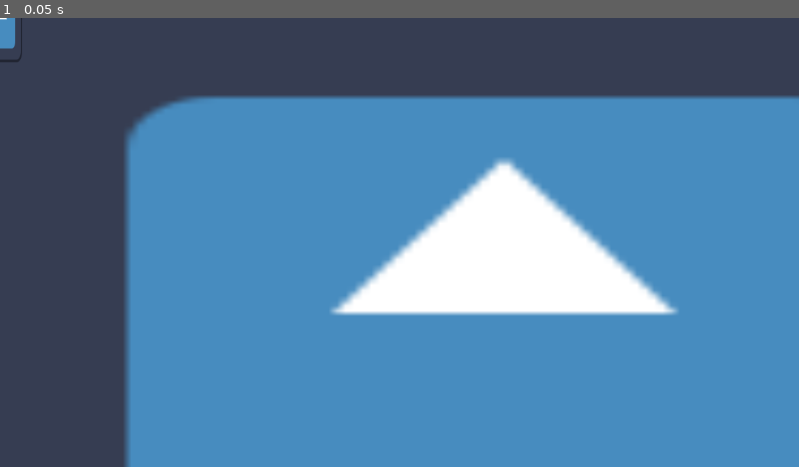
Above: before the commit, frame 1.
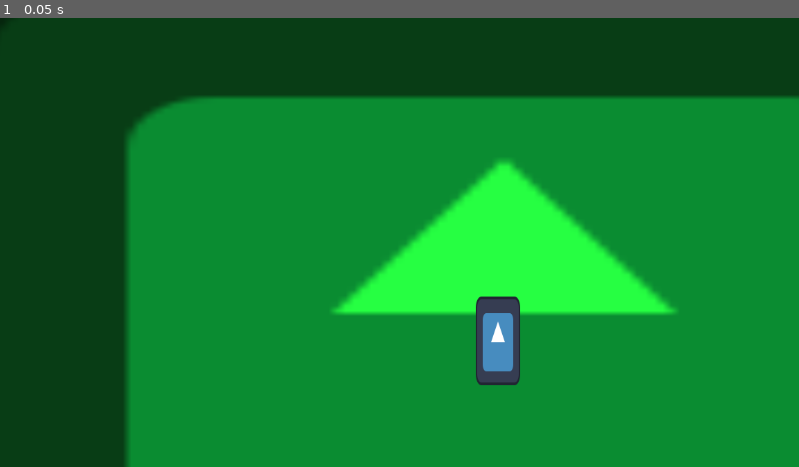
Above: after the commit, the same moment.

Repository: einmar/MalmoGameJam
Game: Godot game, scene res://Scenes/Sandbox/EinarsSandbox.tscn
Two runs of this game, one before a commit and one after it. Both use one fixed random seed, a clock stepped at 60 frames per second and the inputs below. The engine's default icon, where the game draws it, is replaced by a stand-in: a white triangle on a blue panel in a dark square.
Inputs:
- Up to frame 1 (0.05 s): no input

The runs differ from the first frame. In frame 1, 100% of the frame differs, in the area x 0-100%, y 0-100%.

Commit message:
Car steering

Diff:
--- a/Scenes/Player/Car/car.gd
+++ b/Scenes/Player/Car/car.gd
@@ -1,8 +1,19 @@
-extends RigidBody2D
+extends CharacterBody2D
 
 @export var player: int = 0
+@export var steering_force: float = 5
+@export var max_speed: float = 400
+
+var steering: float = 0
+var speed: float = 0
 
 func _physics_process(delta: float) -> void:
-	var steering = Input.get_joy_axis(player,JOY_AXIS_LEFT_X)
+	var steering_input = Input.get_joy_axis(player,JOY_AXIS_LEFT_X)
 	var acceleration = Input.get_joy_axis(player,JOY_AXIS_LEFT_Y)
-	print(steering)
+	#steering = steering_input * deg_to_rad(steering)
+
+	rotate(steering_input * steering_force * delta)
+	speed += acceleration
+	velocity = transform.y * (speed)
+	move_and_slide()
+	#smoothstep(speed,max_speed, )
--- a/Scenes/Player/Car/car.tscn
+++ b/Scenes/Player/Car/car.tscn
@@ -6,8 +6,7 @@
 [sub_resource type="RectangleShape2D" id="RectangleShape2D_qjbmi"]
 size = Vector2(62, 124)
 
-[node name="Car" type="RigidBody2D"]
-gravity_scale = 0.0
+[node name="Car" type="CharacterBody2D"]
 script = ExtResource("1_qjbmi")
 
 [node name="Sprite2D" type="Sprite2D" parent="."]
--- a/Scenes/Sandbox/EinarsSandbox.tscn
+++ b/Scenes/Sandbox/EinarsSandbox.tscn
@@ -8,9 +8,11 @@
 [node name="EinarsSandbox" type="Node2D"]
 
 [node name="Sprite2D" type="Sprite2D" parent="."]
+modulate = Color(0.14902, 1, 0.258824, 1)
 material = SubResource("CanvasItemMaterial_8f8w6")
 position = Vector2(727, 411.5)
 scale = Vector2(12.3594, 7.42969)
 texture = ExtResource("1_afvkj")
 
 [node name="Car" parent="." instance=ExtResource("1_15bs5")]
+position = Vector2(718, 466)
